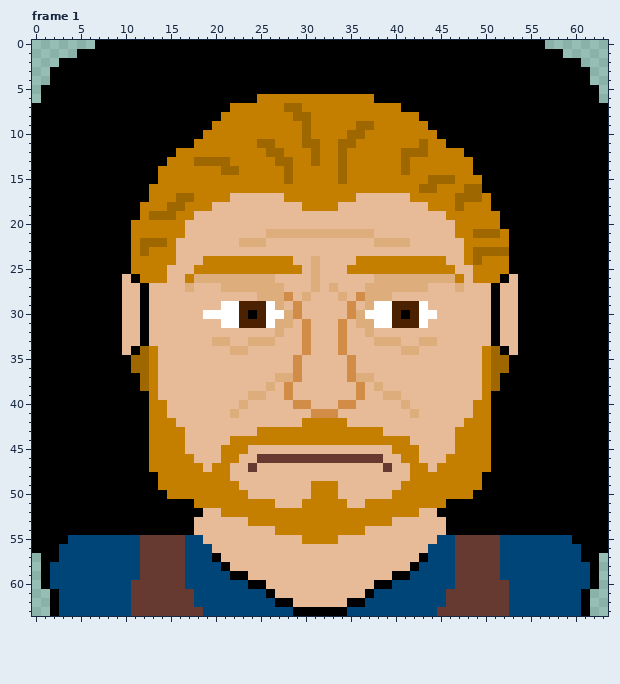
Two versions of one pixel-art file, assets/actor/larry/face.aseprite. This is how it looked before the edit.
64x64 pixels, 4 frames. Shown: frame 1. The commit also changed other frames, which this record leaves out.
And afterwards:
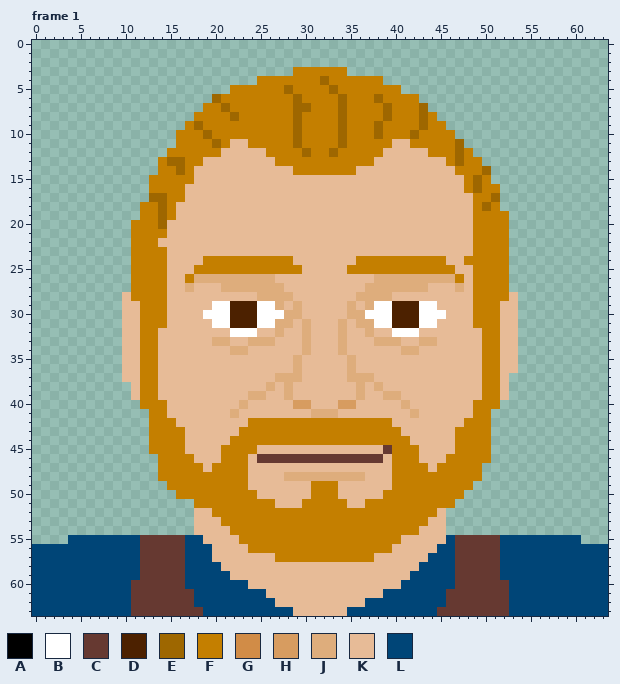
Palette (. is transparent): A #000000  B #ffffff  C #663931  D #4c2100  E #9e6700  F #c47f00  G #d18c47  H #d79c60  J #dead7c  K #e7bb97  L #004577
Changes in this commit:
layer "background" now hidden
layer "pupils" removed
Changed rows in their new state; - is an unchanged pixel.
Frame 1:
first column x 0:
 0 -------..................................................-------
 1 -----......................................................-----
 2 ---..........................................................---
 3 --...........................FFFFFF...........................--
 4 --.......................FFFFFFFEFFFFFF.......................--
 5 -.....................FFFFFFEFFFFEFFFFFFF......................-
 6 -...................EFFFF----E----E---EFFFF....................-
 7 ...................FFE------F-E---E----E-FFE....................
 8 ..................FFF-E-------F---E----E---EF...................
 9 .................FEF---------EF---E-FFE----EFF..................
10 ................FFFE---------EF---EFF-E---E--FF.................
11 ................FF--E-KK-FF--EFF---F----KK-F--FE................
12 ...............F-----KKKKKFF--EF-EF----KKKKK---EF...............
13 ..............FEE-FKKKKKKKKFF--F--F---KKKKKKKK-E-F..............
14 ..............--E-KKKKKKKKKKK-----F-KKKKKKKKKKK--FE.............
15 .............F----KKKKKKKKKKKKKKKKKKKKKKKKKKKKKK-EF.............
16 .............----KKKKKKKKKKKKKKKKKKKKKKKKKKKKKKKF-FF............
17 .............EE-FKKKKK------KKKKKKKK------KKKKKKKF-E............
18 ............--EFKKKK----------KKKK----------KKKKK-EF............
19 ............-F-FKK----------------------------KKK---F...........
20 ...........---EKK------------------------------KK---F...........
21 ...........----KK---------KKKKKKKKKKKK---------KKFFF-...........
22 ...........-FFKK-------KKK------------KKKK------K----...........
23 ...........-F--K--------------------------------KFFFF...........
24 ...........----K---------------K-----------------F---...........
25 ...........--------------------K---------------------...........
26 ...........F-------------------K--------------------F...........
27 ...........FFFF----------------K-K---------------FFFF...........
28 ..........-FFFF-------------J-K---K-J------------FFFF-..........
29 ..........--FFF-----B-D--B---J-----J--------B----FFF--..........
30 ..........--FFF-------D-DB---J-----J-----D---B---FFF--..........
31 ..........--FFF-----B-D--B----J---J---------B----FFF--..........
32 ..........--FF--------BBB-----J---J-----BBB-------FF--..........
33 ..........--FF----------------J---J---------------FF--..........
34 ..........-KF-----------------J---J----------------FK-..........
35 ..........KKF----------------J-----J---------------FKK..........
36 ..........KKF----------------J-----J---------------FKK..........
37 ..........KKF----------------J-----J---------------FK...........
38 ...........KF---------------J-------J--------------FK...........
39 ...........KF---------------J-------J--------------FK...........
40 ............F----------------HH---HH---------------F............
41 .............------------------JJJ-----------------.............
42 .............-----------FFFFFF-----FFFFF-----------.............
43 .............----------FF--------------FF----------.............
44 .............--------------------------------------.............
45 .............-----------F--------------C-----------.............
46 ..............---------F----------------F----------.............
47 ..............--------FFK--------------KFF--------..............
48 ..............--------FF----JJJJJJJJJ---FF--------..............
49 ...............--------F----------------F--------...............
50 ................--------F--------------F--------................
51 ..................----------------------------F.................
52 ..................K-F----------------------FFK..................
53 ..................---FFF----------------FFFF--..................
54 ..................----FFFFF----------FFFFFF---..................
55 ....-------------------FFFFFFF----FFFFFFF----K--------------L...
56 LLL---------------------FFFFFFFFFFFFFFFF----K----------------LLL
57 LLL-----------------K------FFFFFFFFFFF-----K-----------------LLL
58 LL-------------------K--------------------K-------------------LL
59 LL--------------------KK----------------KK--------------------LL
60 LL----------------------KK------------KKK---------------------LL
61 LLL-----------------------K----------KK----------------------LLL
62 LLL------------------------KK------KK------------------------LLL
63 LLL--------------------------KKKKKK--------------------------LLL
Changed places in both pictures, as pixel boxes (x1, y1, x2, y2):
changed: (32, 40, 608, 616)
